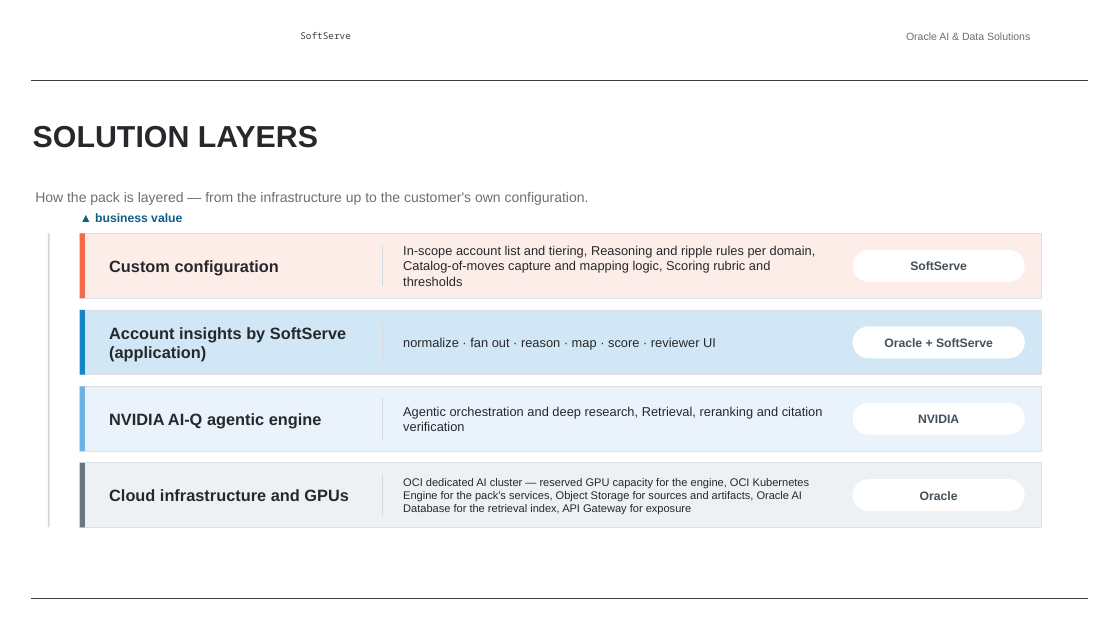
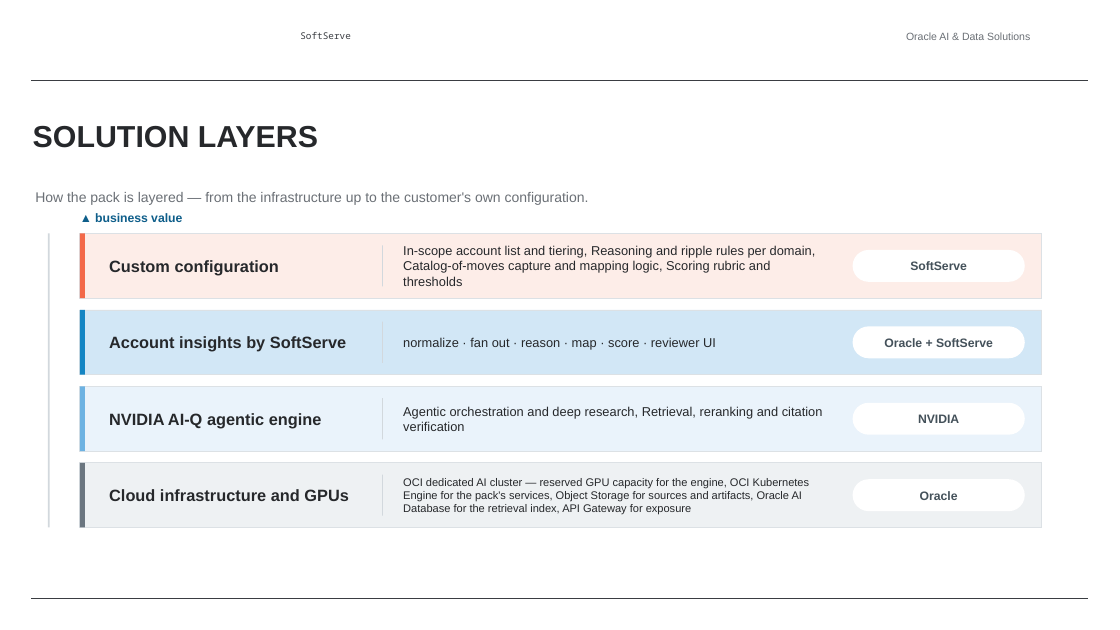
Before and after one commit to alexey-orlov/AO-Personal-OS, a slide deck: slide 7 of outputs/oracle-packs/account-insights/artifacts/account-insights-sales-deck.pptx. Drawn at 1120x630 pixels with LibreOffice and Linux fonts; fonts in the diff are those of the drawing; background and template pictures are left out. Boxes give left, top, right and bottom in pixels: in the first picture for what was removed or moved away, otherwise in the second. Text is boxed around its words. In the diff, an @@ line names an element or a change of style, - is before the commit and + after.

```diff
--- a/outputs/oracle-packs/account-insights/artifacts/account-insights-sales-deck.pptx
+++ b/outputs/oracle-packs/account-insights/artifacts/account-insights-sales-deck.pptx
@@ text at box(109, 336, 346, 352): text changed @@
-Account insights by SoftServe (application)
+Account insights by SoftServe
```
Also in this commit, not shown: 5 other slides changed, 2 other files.
